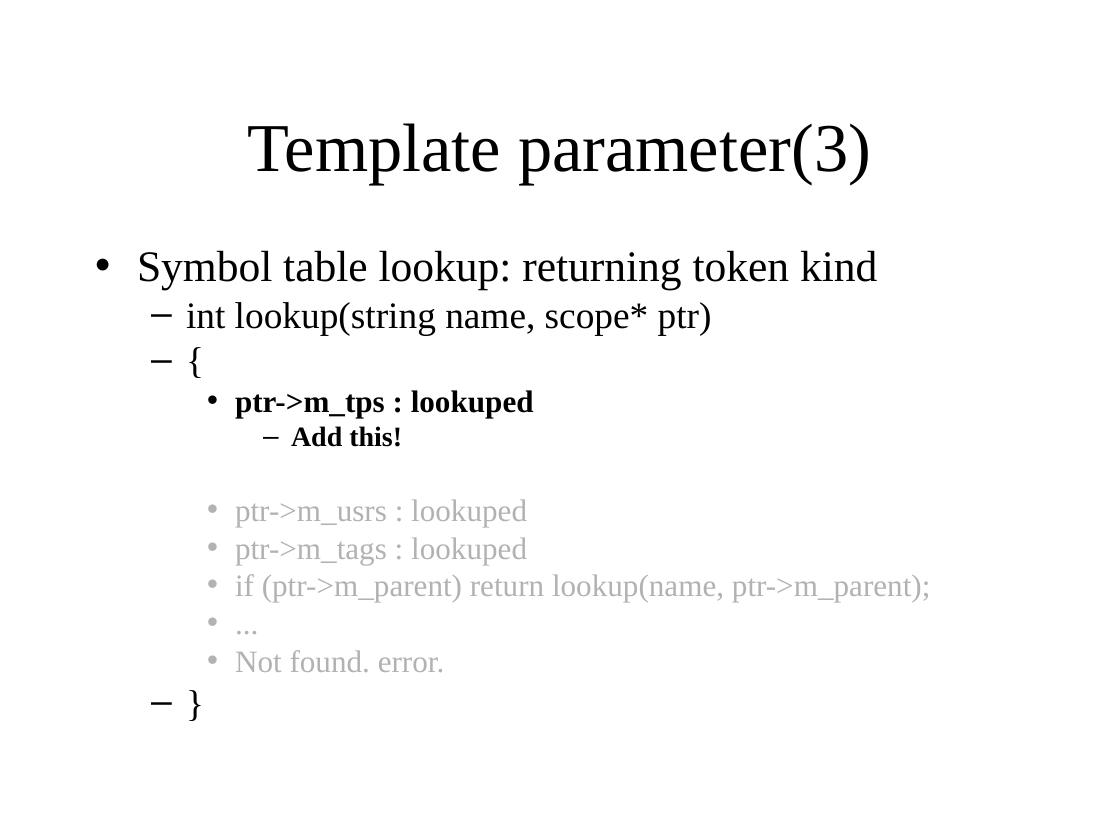
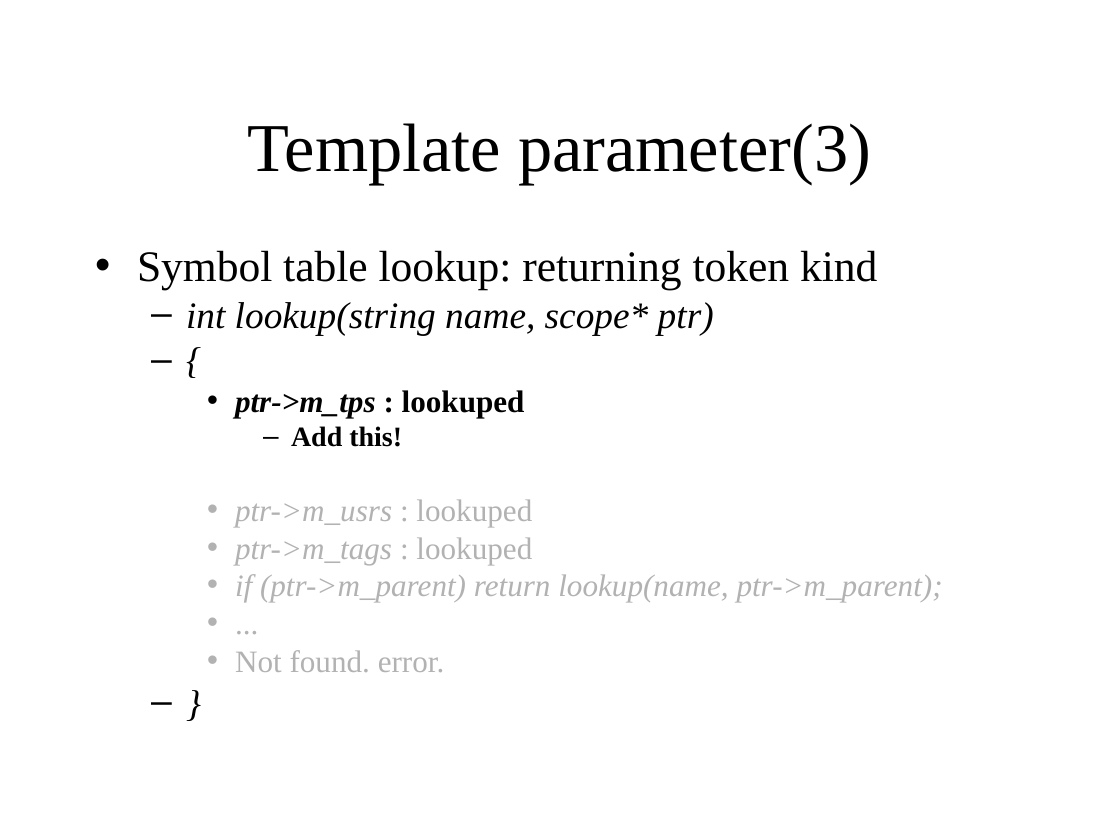
Before and after one commit to KeiHasegawa/cxx_doc, a slide deck: slide 4 of 14_template_parse_e.ppt. Drawn at 1120x840 pixels with LibreOffice and Linux fonts; fonts in the diff are those of the drawing. Boxes give left, top, right and bottom in pixels: in the first picture for what was removed or moved away, otherwise in the second. Text is boxed around its words. In the diff, an @@ line names an element or a change of style, - is before the commit and + after.

```diff
--- a/14_template_parse_e.ppt
+++ b/14_template_parse_e.ppt
@@ text at <box>186,302,943,602</box>: italic on in "int lookup(string name, scope* ptr)", "{", "ptr->m_tps", "ptr->m_usrs" and 3 more places @@
```
Also in this commit, not shown: 2 other slides changed, 1 slide added, 4 other files.
